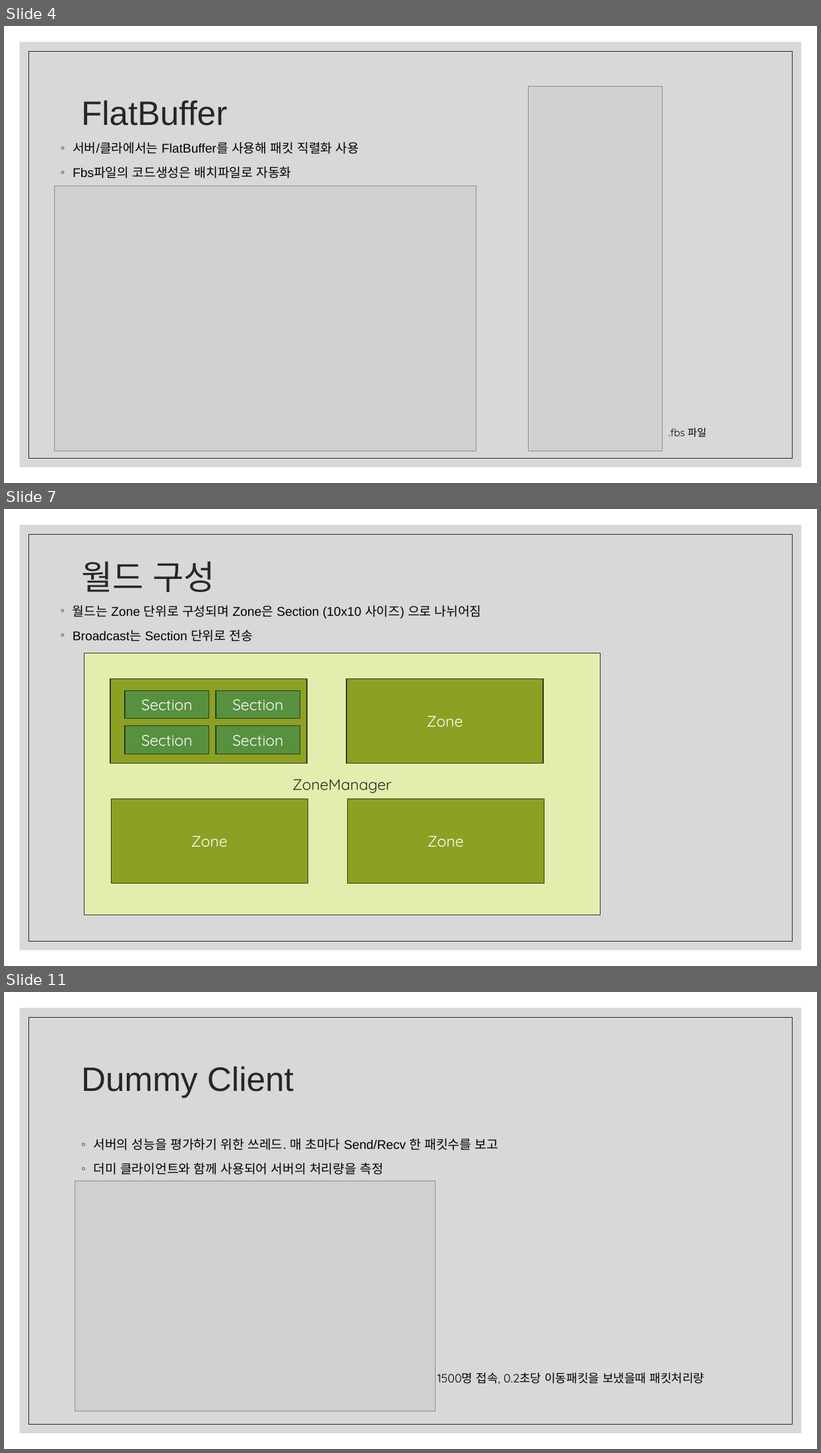
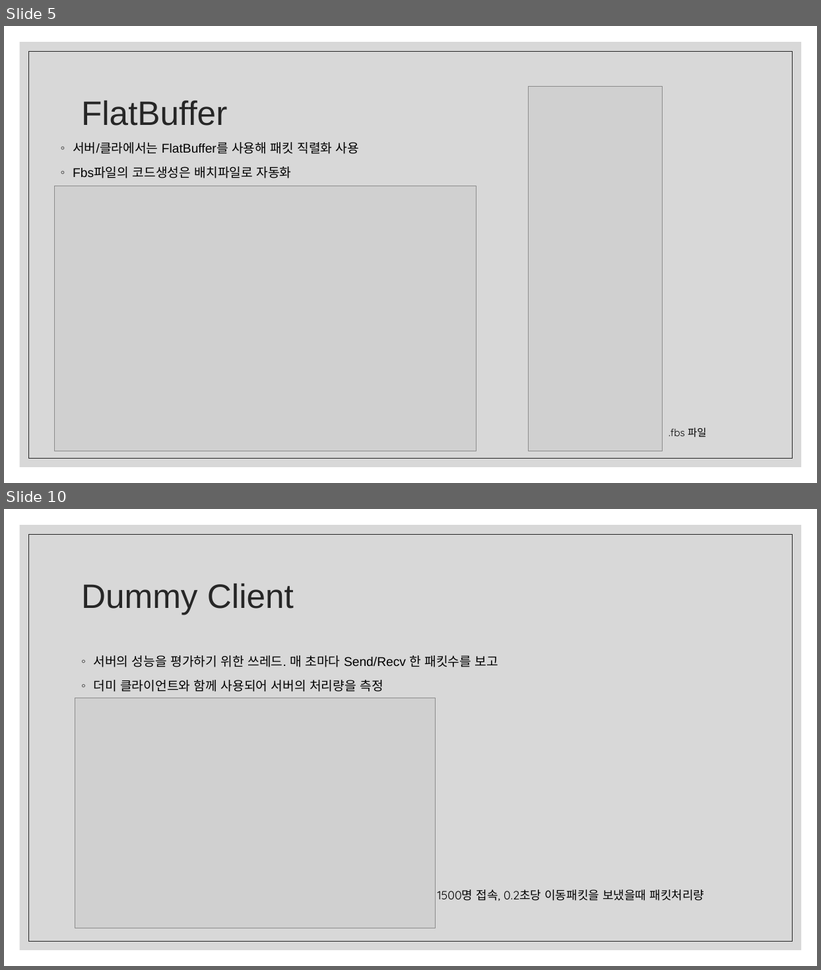
Before and after one commit to ckdgkwkd27/LCH_RTS, a slide deck: RTS 포트폴리오/이창하_RTS_포트폴리오.pptx. Shown one above the other, each under a label of ours: slides 4, 7 and 11 before the commit, slides 5 and 10 after it; the slides between them are not shown. The pictures are 821x1453 and 821x970 pixels, drawn with LibreOffice and Linux fonts; fonts in the diff are those of the drawing; grey boxes stand for pictures. Boxes give left, top, right and bottom in pixels: in the first picture for what was removed or moved away, otherwise in the second. Text is boxed around its words. In the diff, an @@ line names an element or a change of style, - is before the commit and + after.

```diff
--- a/RTS 포트폴리오/이창하_RTS_포트폴리오.pptx
+++ b/RTS 포트폴리오/이창하_RTS_포트폴리오.pptx
@@ slide 7 removed at (x1=4, y1=509, x2=817, y2=966), background #FFFFFF; not listed: 2 template elements that a slide beside it also shows @@
@@ title removed at (x1=81, y1=561, x2=215, y2=592) @@
-월드 구성
@@ text removed at (x1=73, y1=605, x2=482, y2=642) @@
-◦ 월드는 Zone 단위로 구성되며 Zone은 Section (10x10 사이즈) 으로 나뉘어짐
-◦ Broadcast는 Section 단위로 전송
@@ group removed at (x1=84, y1=654, x2=601, y2=916): 9 rectangles @@
-ZoneManager
-Zone
-Zone
-Zone
-Section
-Section
-Section
-Section
@@ what was slide 4 is now slide 5 @@
@@ what was slide 11 is now slide 10 @@
```
Also in this commit, not shown: 2 slides changed, 3 slides added, 3 other slides removed, 8 other files.
